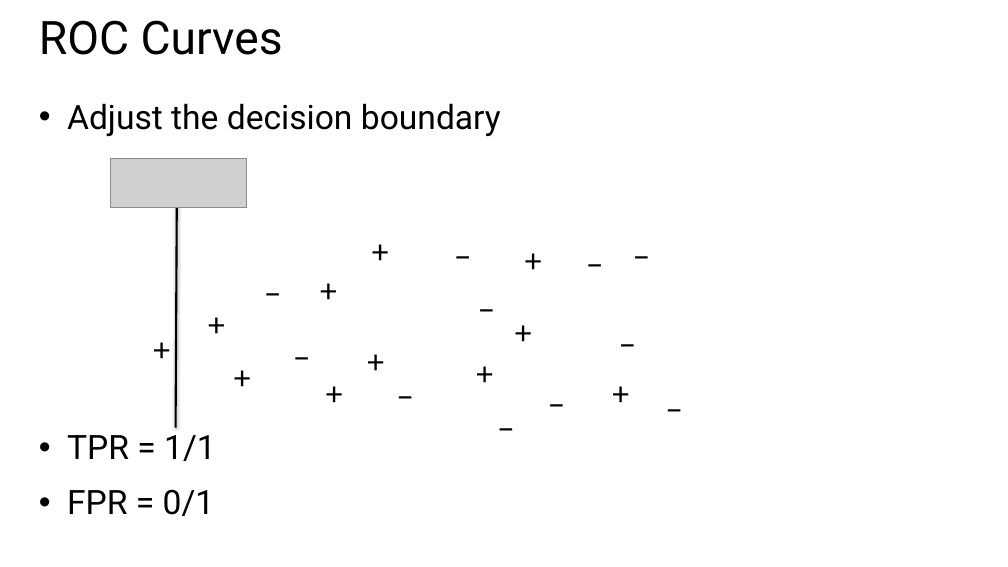
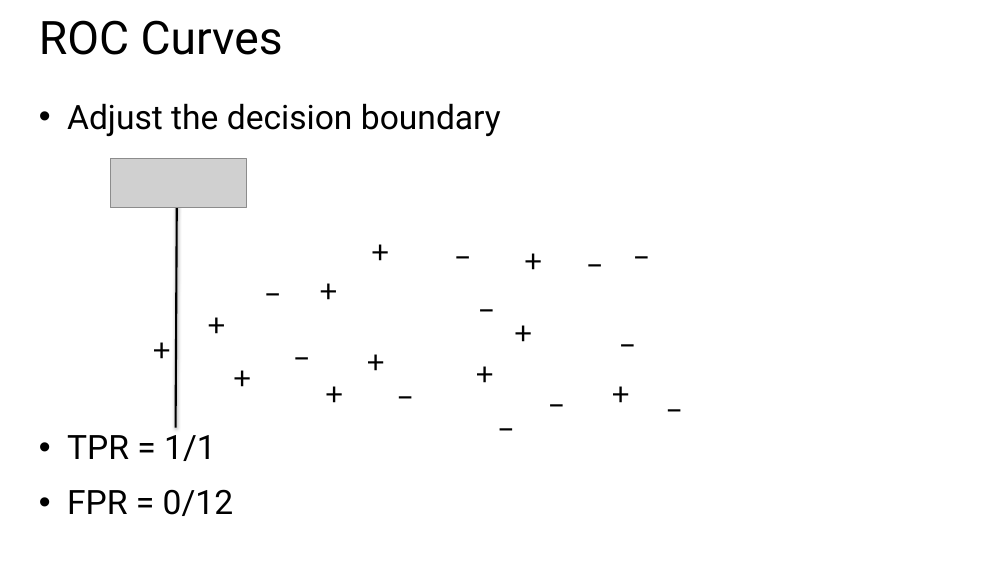
Before and after one commit to vijayraavi/Principles-Of-Machine-Learning, a slide deck: slide 114 of Slides/Module 1 - Classification.pptx. Drawn at 1008x567 pixels with LibreOffice and Linux fonts; fonts in the diff are those of the drawing; grey boxes stand for pictures. Boxes give left, top, right and bottom in pixels: in the first picture for what was removed or moved away, otherwise in the second. Text is boxed around its words. In the diff, an @@ line names an element or a change of style, - is before the commit and + after.

Commit message:
Updated ROC Curve

```diff
--- a/Slides/Module 1 - Classification.pptx
+++ b/Slides/Module 1 - Classification.pptx
@@ text at (67,489,233,516): text changed @@
-• FPR = 0/1
+• FPR = 0/12
```
Also in this commit, not shown: 3 other slides changed.
